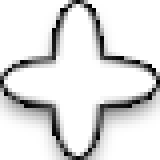
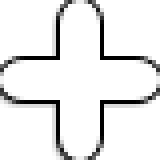
Layered file, before and after one edit (w=160, h=160). Changes by layer:
renamed "Ellipse 2" to "Rounded Rectangle 2", showed it, moved it above "Layer 0", painted on it over [0,0,160,160]
renamed "Ellipse Raster" to "Layer 0", hid it, painted on it over [4,4,156,156]
